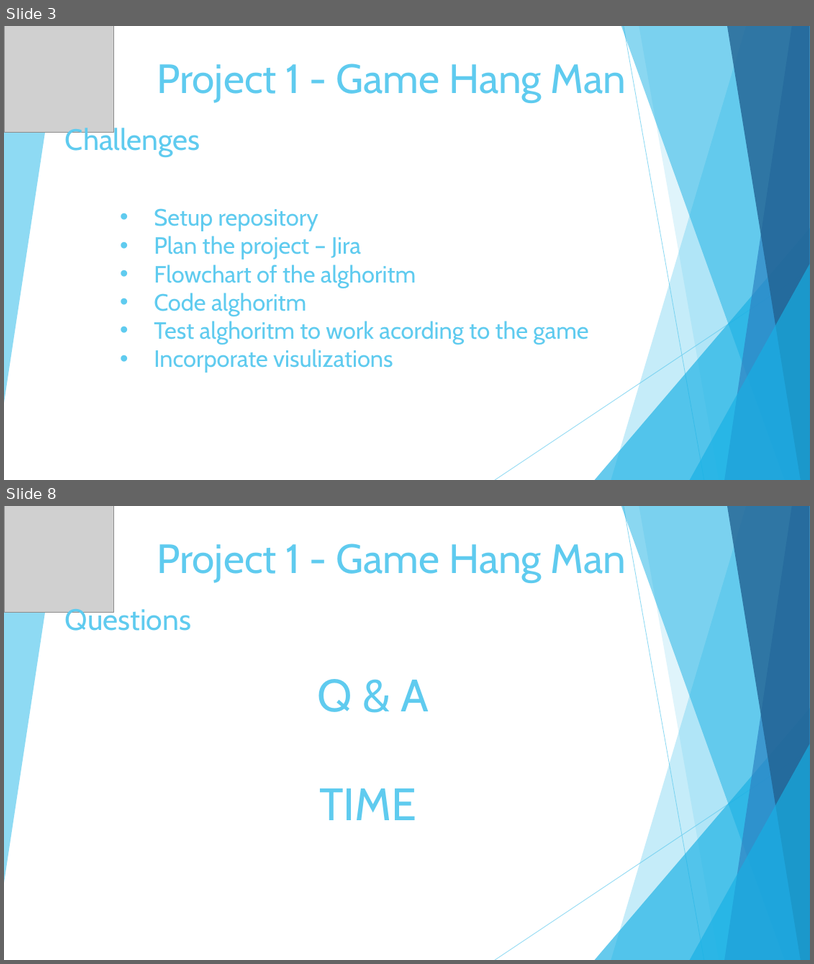
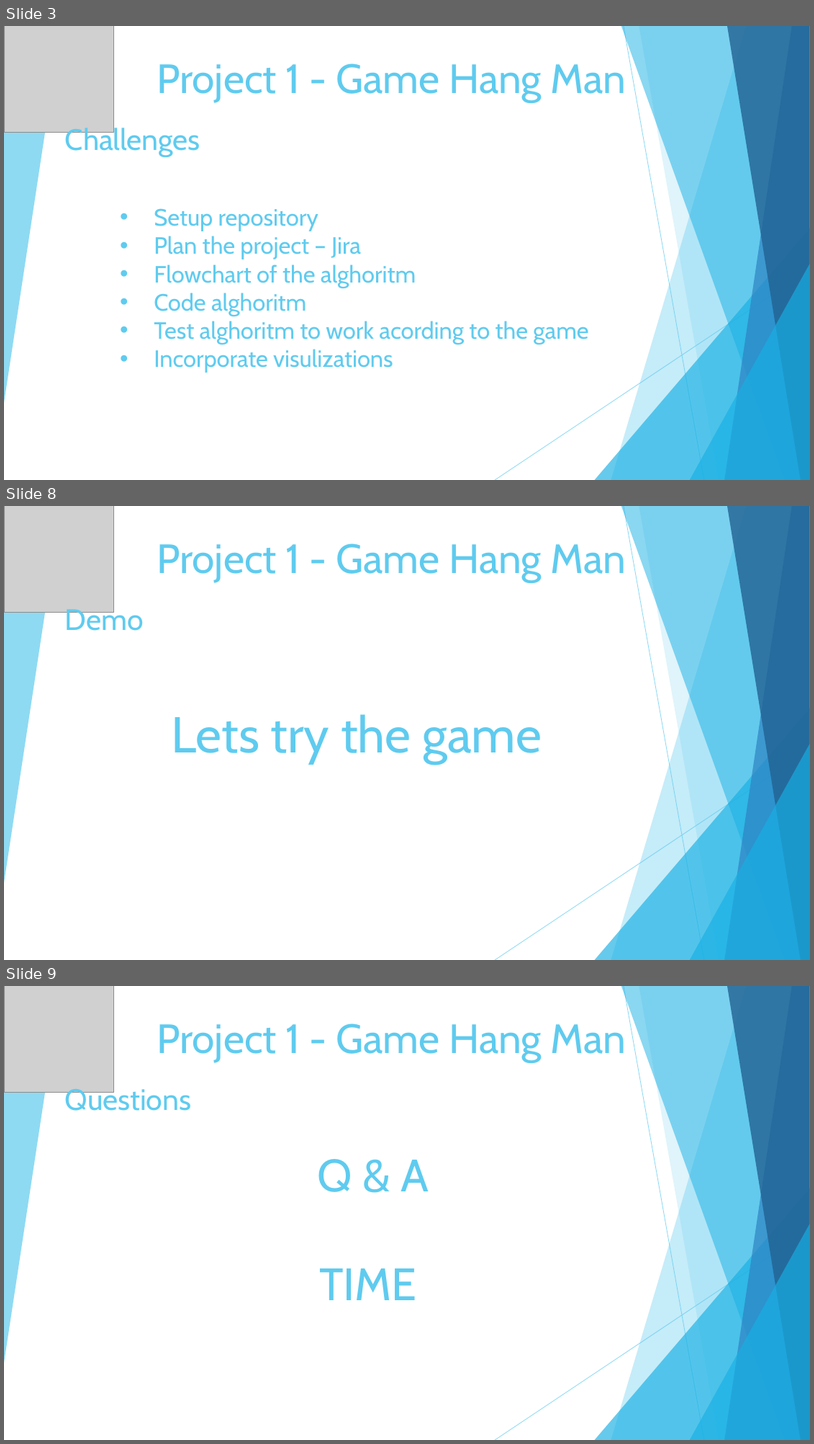
Before and after one commit to Edgart371/Project-1-Hangman-Game, a slide deck: Project1 HangMan.pptx. Shown one above the other, each under a label of ours: slides 3 and 8 before the commit, slides 3, 8 and 9 after it; the slides between them are not shown. The pictures are 814x964 and 814x1444 pixels, drawn with LibreOffice and Linux fonts; fonts in the diff are those of the drawing; grey boxes stand for pictures. Boxes give left, top, right and bottom in pixels: in the first picture for what was removed or moved away, otherwise in the second. Text is boxed around its words. In the diff, an @@ line names an element or a change of style, - is before the commit and + after.

Commit message:
Project1

```diff
--- a/Project1 HangMan.pptx
+++ b/Project1 HangMan.pptx
@@ slide 8 added at [4, 506, 810, 960], background #FFFFFF; not listed: 10 template elements that a slide beside it also shows @@
@@ picture added at [4, 506, 114, 612] @@
@@ title added at [157, 543, 627, 582], 48.6 pt, text #5FCBEF @@
+Project 1 - Game Hang Man
@@ text added at [65, 605, 144, 631], 35.1 pt, text #5FCBEF @@
+Demo
@@ text added at [171, 714, 542, 764], 60 pt, text #5FCBEF @@
+Lets try the game
@@ what was slide 8 is now slide 9 @@
```
Also in this commit, not shown: 4 slides changed, 1 other file.
